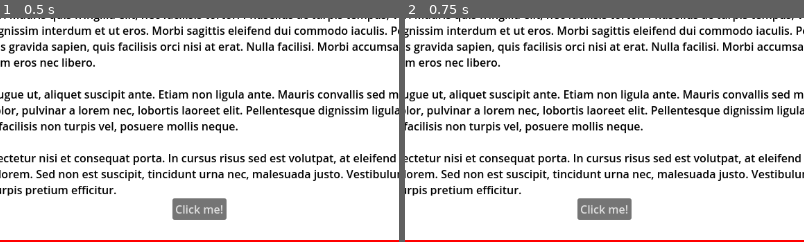
Above: before the commit, frames 1-2 (left to right).
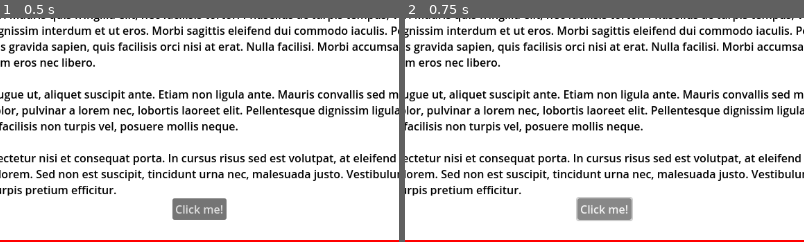
Above: after the commit, the same moments.

Repository: Decapitated/Godot-Tour
Game: Godot game, scene res://main.tscn
The game is run twice, just before and just after one commit, with the same random seed, the same clock (stepped at 60 frames per second) and the same inputs. The project has no main scene, so this scene is started directly.
Inputs:
- Up to frame 1 (0.5 s): no input
- Up to frame 2 (0.75 s): click "Click me!" at 0.5 s
The pictures show only the part of the screen within x 25-75%, y 50-100%; the shares and areas given below are measured in that part.

Frame 1 is identical in both runs. In frame 2, 0.2% of the frame differs, in the area x 42-58%, y 79-91%.

Commit message:
Update main.tscn

Diff:
--- a/demo/main.tscn
+++ b/demo/main.tscn
@@ -55,7 +55,7 @@
 script = ExtResource("1_sxr4r")
 
 [node name="TheaterRect" type="TheaterRect" parent="." node_paths=PackedStringArray("focused_node", "reference_rect")]
-focused_node = NodePath("../PanelContainer/MarginContainer/VBoxContainer/RichTextLabel")
+focused_node = NodePath("../PanelContainer/MarginContainer/VBoxContainer/CenterContainer/Button")
 reference_rect = NodePath("ReferenceRect")
 dim_color = Color(0, 0, 0, 0.74902)
 layout_mode = 1
@@ -74,6 +74,7 @@
 anchor_bottom = 1.0
 grow_horizontal = 2
 grow_vertical = 2
+mouse_filter = 2
 border_width = 5.0
 editor_only = false
 
